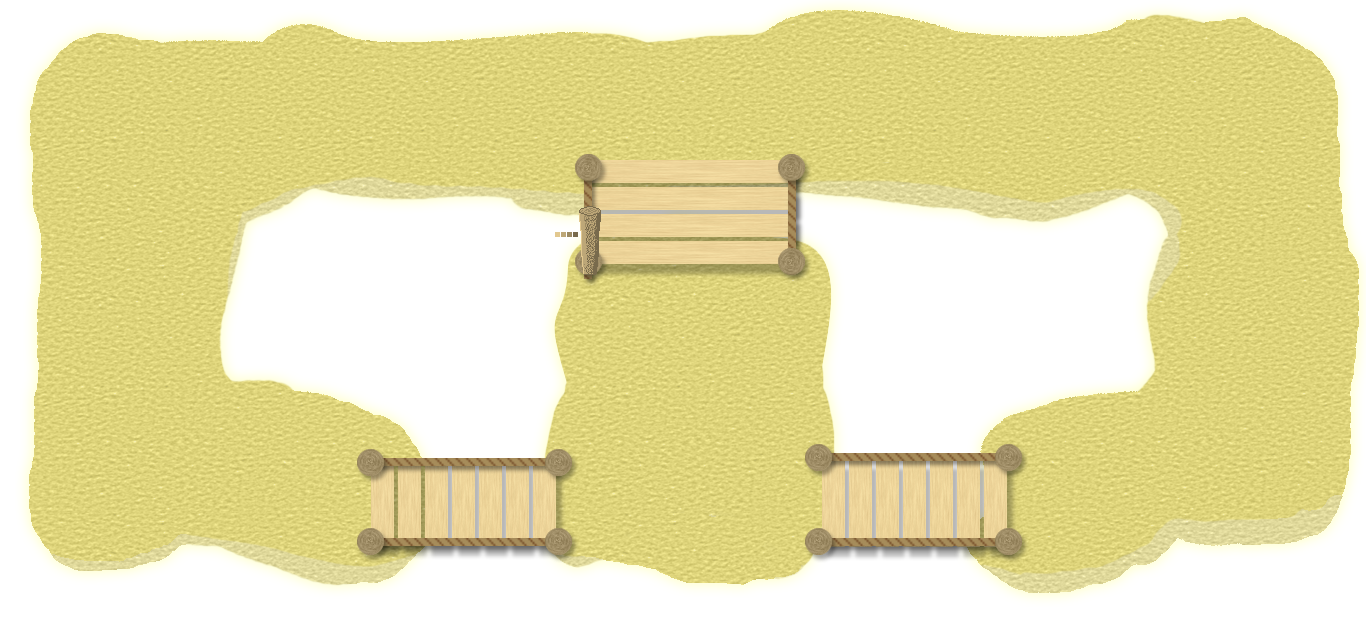
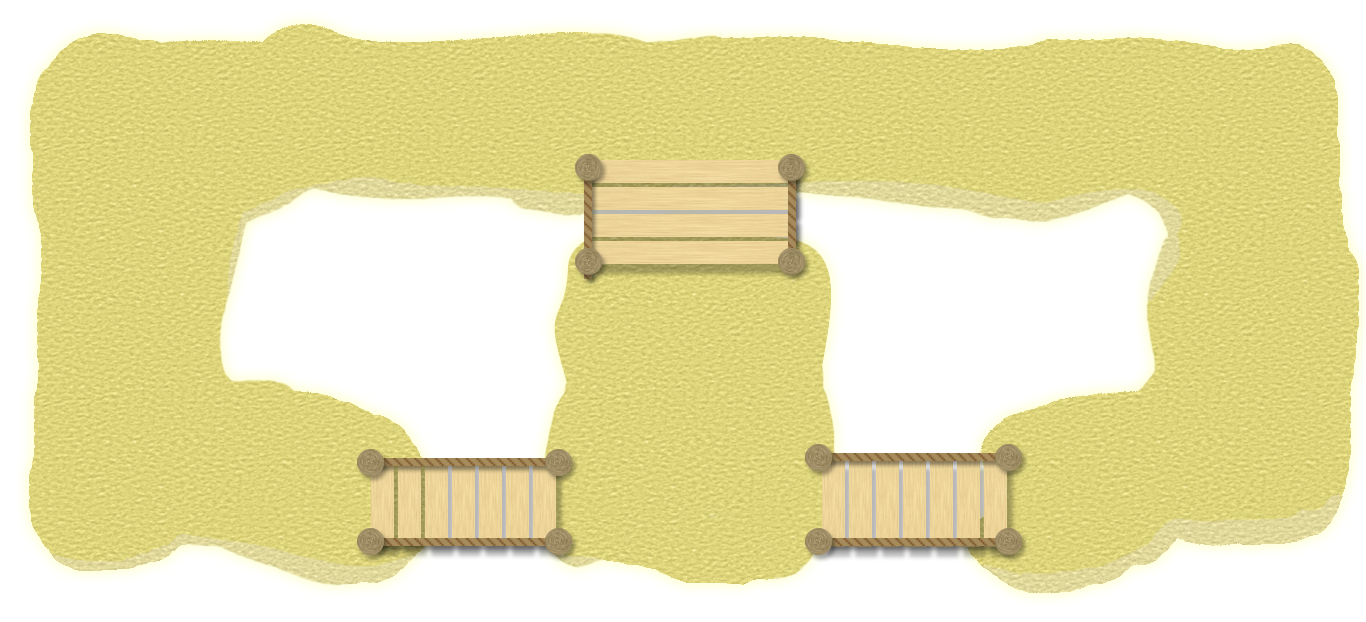
Comparing the layer stacks of the two 1366x622 images. Changes:
hid "Layer 1" over [555, 206, 601, 275]
painted on "Perspective shading" over [715, 10, 1298, 50]
